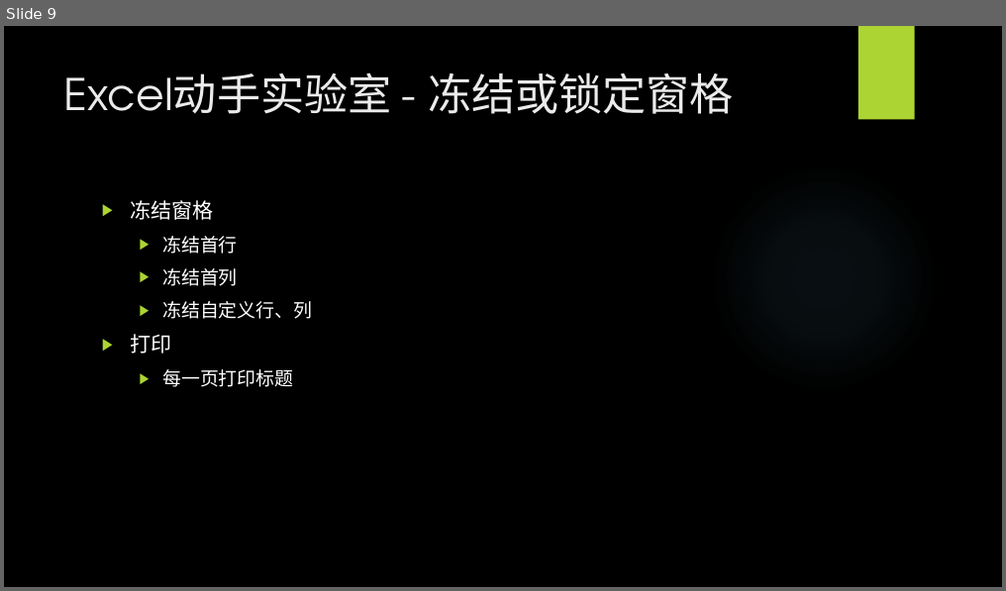
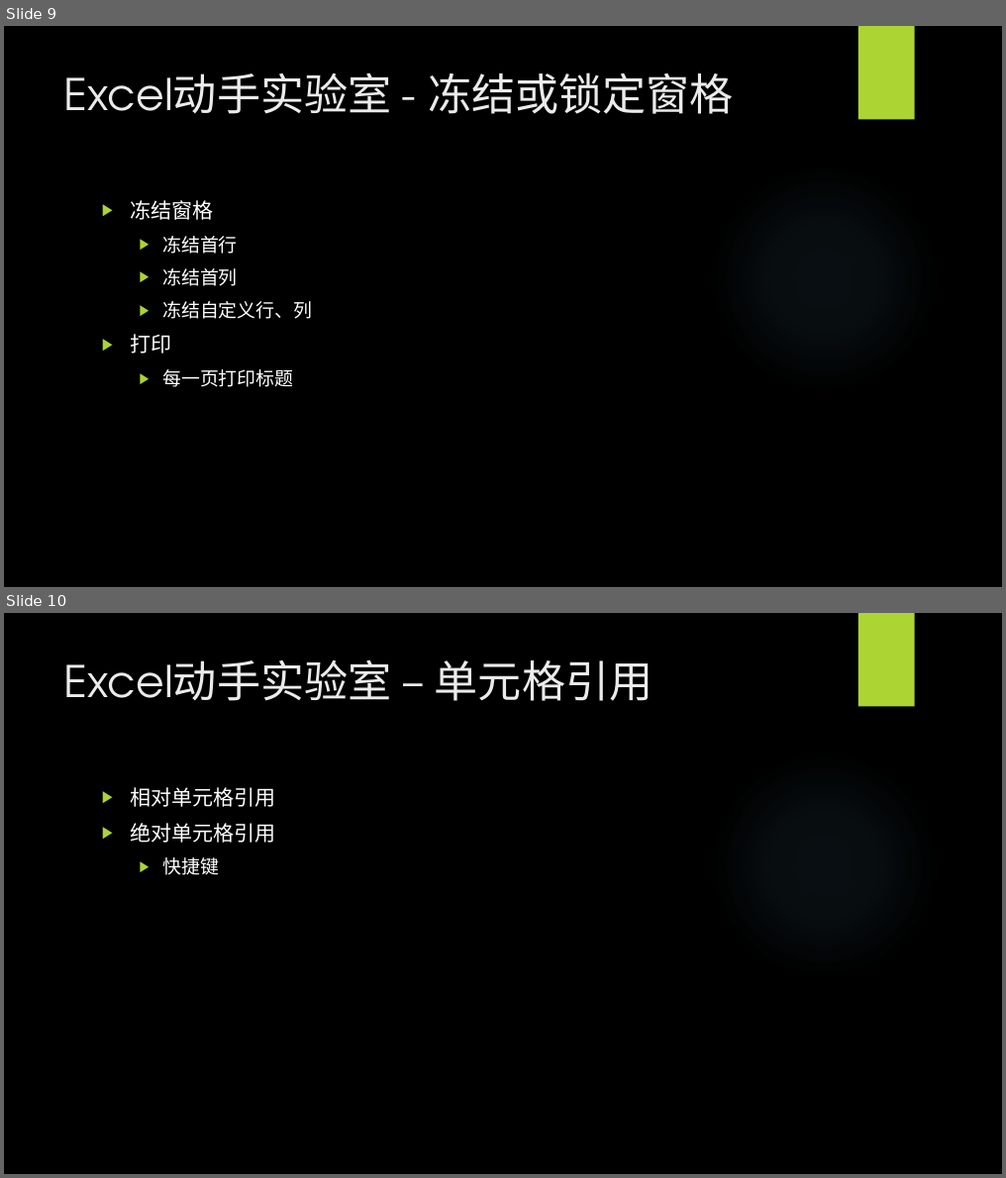
Before and after one commit to BigEgg/OfficeTraining, a slide deck: Excel动手实验室.pptx. Shown one above the other, each under a label of ours: slide 9 before the commit, slides 9 and 10 after it. The pictures are 1006x591 and 1006x1178 pixels, drawn with LibreOffice and Linux fonts; fonts in the diff are those of the drawing; background and template pictures are left out. Boxes give left, top, right and bottom in pixels: in the first picture for what was removed or moved away, otherwise in the second. Text is boxed around its words. In the diff, an @@ line names an element or a change of style, - is before the commit and + after.

```diff
--- a/Excel动手实验室.pptx
+++ b/Excel动手实验室.pptx
@@ slide 10 added at bbox=[4, 613, 1002, 1174], background picture (left out); not listed: 2 template elements that a slide beside it also shows @@
@@ title added at bbox=[64, 660, 653, 701], 42 pt, text #EBEBEB @@
+Excel动手实验室 – 单元格引用
@@ text added at bbox=[130, 787, 275, 875], 20 pt, text #FFFFFF @@
+▶ 相对单元格引用
+▶ 绝对单元格引用
+  ▶ 快捷键
```
Also in this commit, not shown: 1 slide changed.
